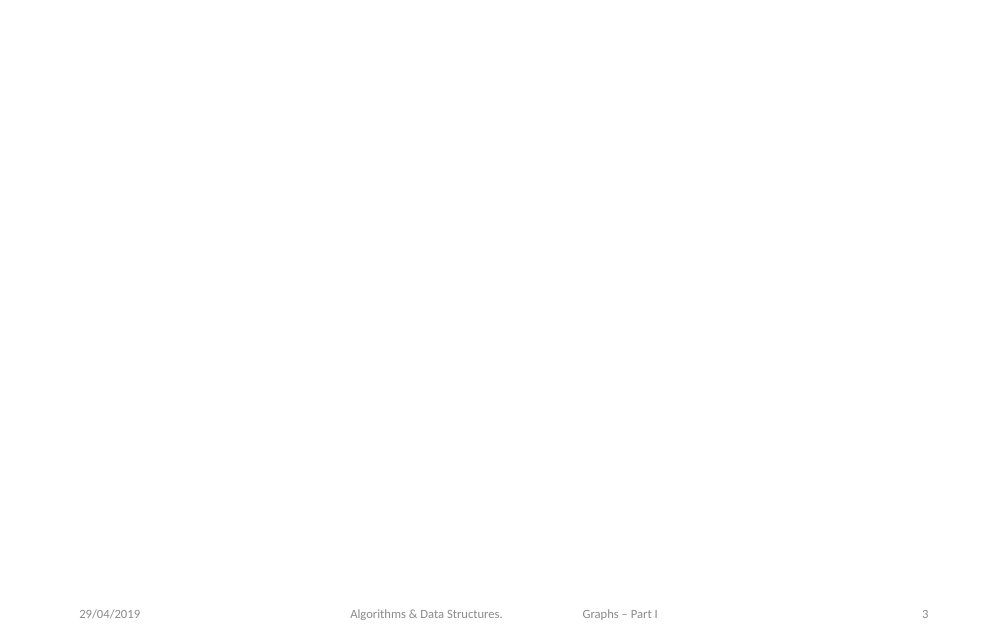
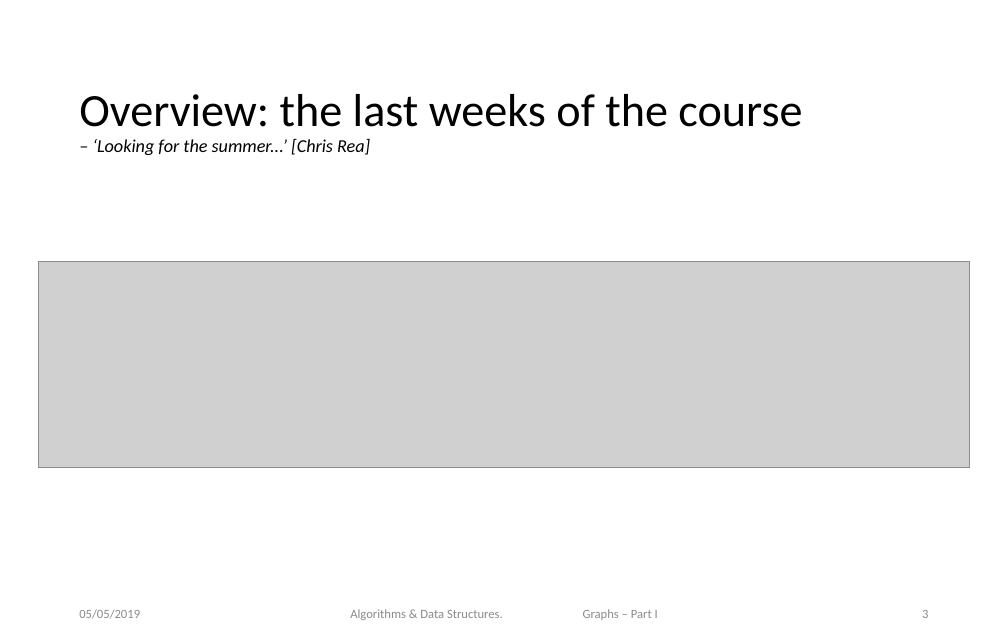
Before and after one commit to datsoftlyngby/soft2019spring-algorithms, a slide deck: slide 3 of Weeklies/Week_19/slides/Workshop2.pptx. Drawn at 1008x630 pixels with LibreOffice and Linux fonts; fonts in the diff are those of the drawing; grey boxes stand for pictures; background and template pictures are left out. Boxes give left, top, right and bottom in pixels: in the first picture for what was removed or moved away, otherwise in the second. Text is boxed around its words. In the diff, an @@ line names an element or a change of style, - is before the commit and + after.

Commit message:
Major update of weeks remaining.

```diff
--- a/Weeklies/Week_19/slides/Workshop2.pptx
+++ b/Weeklies/Week_19/slides/Workshop2.pptx
@@ title added at (79,94,802,155), 13 pt, text #000000, italic @@
+Overview: the last weeks of the course
+– ‘Looking for the summer...’ [Chris Rea]
@@ picture added at (38,261,970,468) @@
@@ text at (79,609,140,619): text changed @@
-29/04/2019
+05/05/2019
```
Also in this commit, not shown: 2 other slides changed, 1 slide added, 8 other files.
